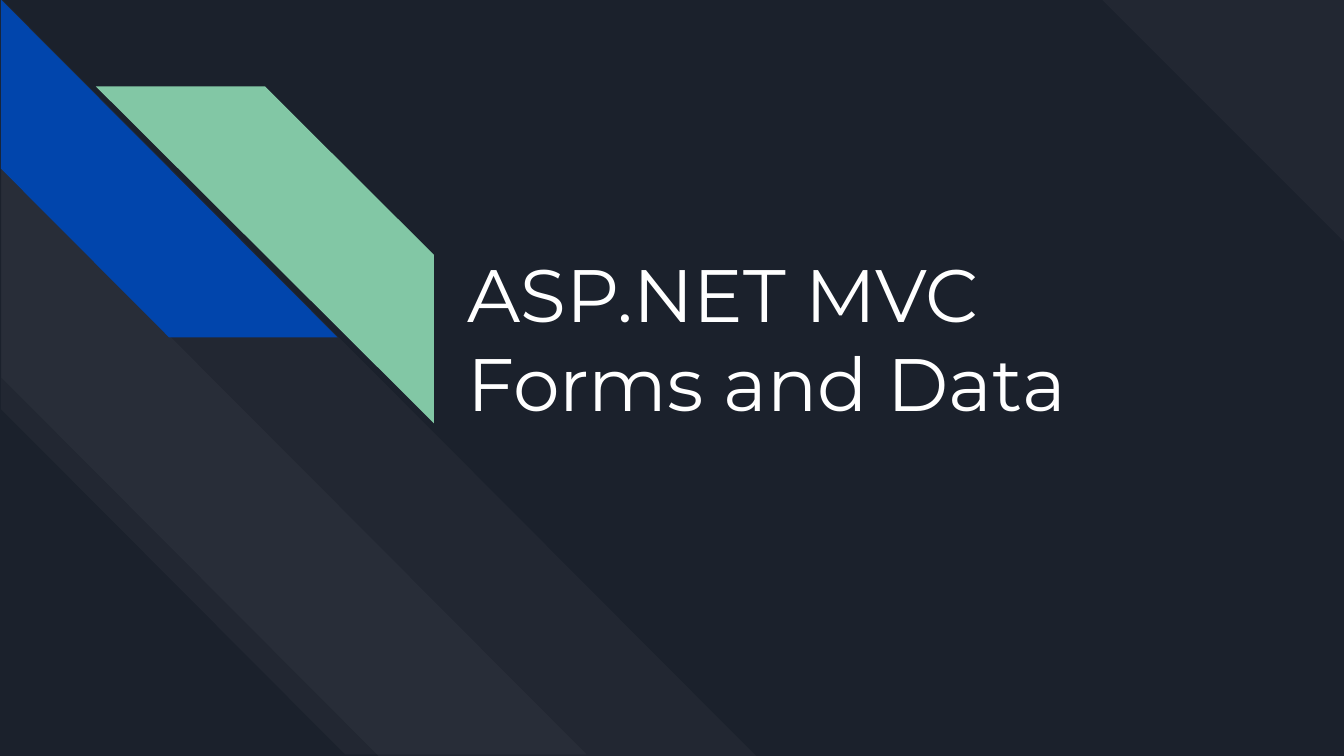
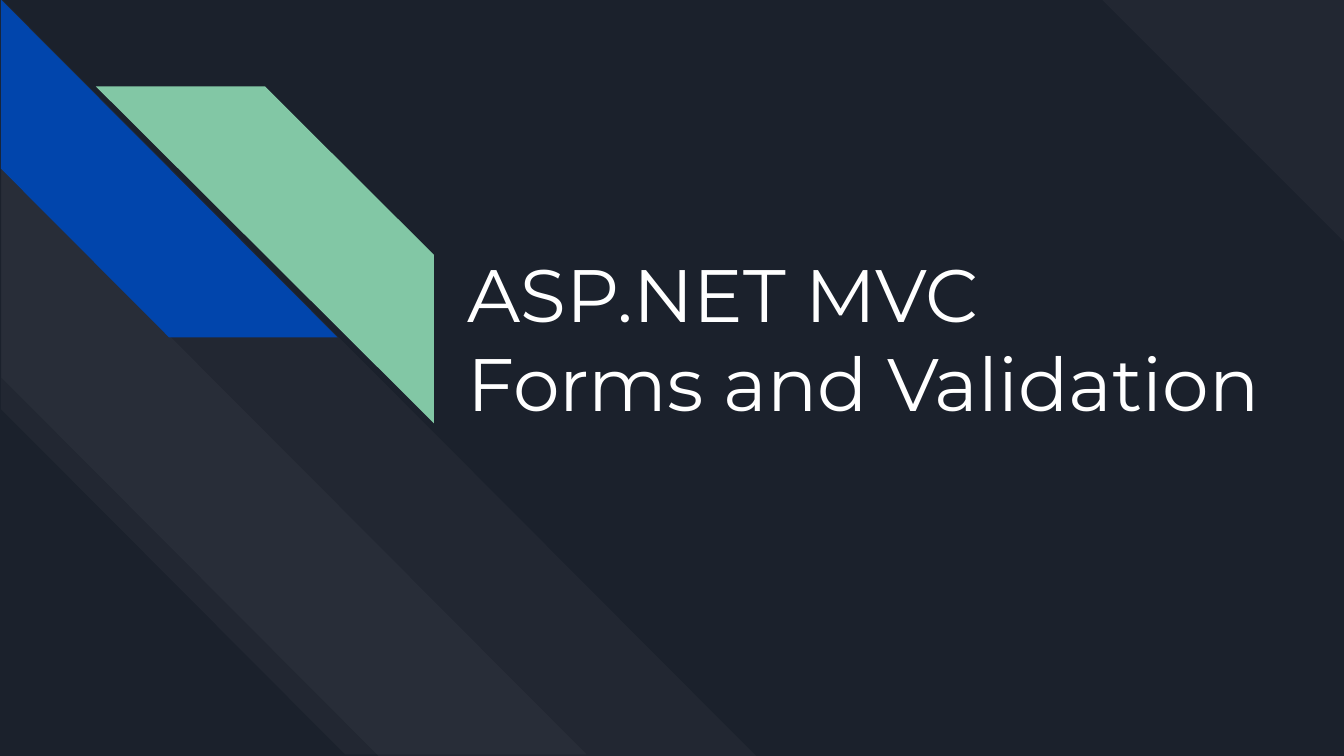
Before and after one commit to bulhard/Web-Programming, a slide deck: slide 1 of 00 Presentations/05 Forms and Validation.pptx. Drawn at 1344x756 pixels with LibreOffice and Linux fonts; fonts in the diff are those of the drawing. Boxes give left, top, right and bottom in pixels: in the first picture for what was removed or moved away, otherwise in the second. Text is boxed around its words. In the diff, an @@ line names an element or a change of style, - is before the commit and + after.

Commit message:
05 Forms and Validation

```diff
--- a/00 Presentations/05 Forms and Validation.pptx
+++ b/00 Presentations/05 Forms and Validation.pptx
@@ title at (467, 269, 1259, 412): text changed @@
-ASP.NET MVC
-Forms and Data
+ASP.NET MVC
+Forms and Validation
```
Also in this commit, not shown: 2 other slides changed, 6 other files.
